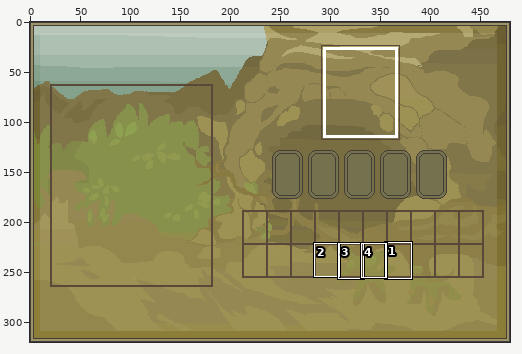
Sprite sheet: Roguish-desktop/bin/data/gui/Choose.PNG. Above, an overview of the earlier version with the close-up marked.
Close-up. First the earlier version:
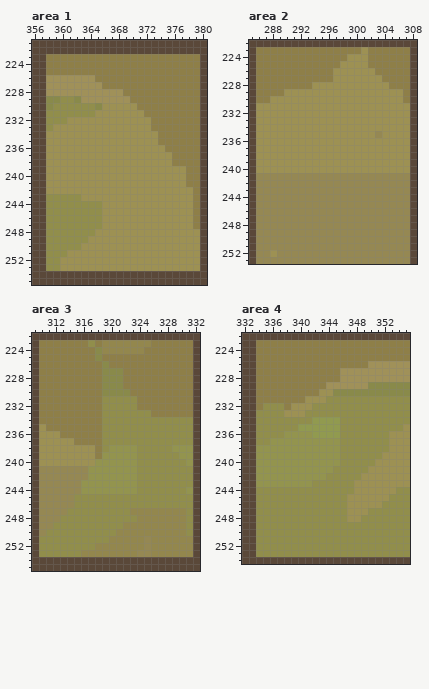
The file is 480x320 pixels. Colours within 5 levels of each other are drawn and written as one. Shown: area 1: x 356..380, y 221..255; area 2: x 285..308, y 222..253; area 3: x 309..332, y 222..255; area 4: x 332..355, y 222..254. The commit also changed other parts of the picture, which this record leaves out.
After:
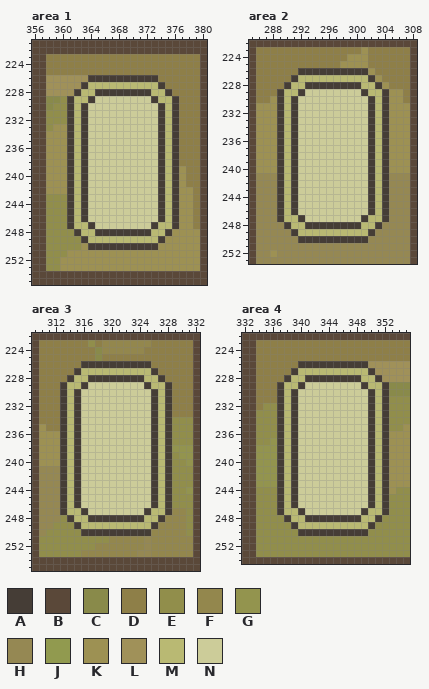
Palette (. is transparent): A #453d36  B #5a4839  C #898a4a  D #8e7f48  E #918e4b  F #93874d  G #93944e  H #958853  J #919a4f  K #9d9153  L #a09159  M #b9b973  N #cccc99
What changed:
Changed rows in their new state; - is an unchanged pixel.
Area 1:
first column x 361:
226 ---AAAAAAAAAA---
227 --AMMMMMMMMMMA--
228 -AMMAAAAAAAAMMA-
229 AMMANNNNNNNNAMMA
230 AMANNNNNNNNNNAMA
231 AMANNNNNNNNNNAMA
232 AMANNNNNNNNNNAMA
233 AMANNNNNNNNNNAMA
234 AMANNNNNNNNNNAMA
235 AMANNNNNNNNNNAMA
236 AMANNNNNNNNNNAMA
237 AMANNNNNNNNNNAMA
238 AMANNNNNNNNNNAMA
239 AMANNNNNNNNNNAMA
240 AMANNNNNNNNNNAMA
241 AMANNNNNNNNNNAMA
242 AMANNNNNNNNNNAMA
243 AMANNNNNNNNNNAMA
244 AMANNNNNNNNNNAMA
245 AMANNNNNNNNNNAMA
246 AMANNNNNNNNNNAMA
247 AMMANNNNNNNNAMMA
248 -AMMAAAAAAAAMMA-
249 --AMMMMMMMMMMA--
250 ---AAAAAAAAAA---
Area 2:
first column x 289:
226 ---AAAAAAAAAA---
227 --AMMMMMMMMMMA--
228 -AMMAAAAAAAAMMA-
229 AMMANNNNNNNNAMMA
230 AMANNNNNNNNNNAMA
231 AMANNNNNNNNNNAMA
232 AMANNNNNNNNNNAMA
233 AMANNNNNNNNNNAMA
234 AMANNNNNNNNNNAMA
235 AMANNNNNNNNNNAMA
236 AMANNNNNNNNNNAMA
237 AMANNNNNNNNNNAMA
238 AMANNNNNNNNNNAMA
239 AMANNNNNNNNNNAMA
240 AMANNNNNNNNNNAMA
241 AMANNNNNNNNNNAMA
242 AMANNNNNNNNNNAMA
243 AMANNNNNNNNNNAMA
244 AMANNNNNNNNNNAMA
245 AMANNNNNNNNNNAMA
246 AMANNNNNNNNNNAMA
247 AMMANNNNNNNNAMMA
248 -AMMAAAAAAAAMMA-
249 --AMMMMMMMMMMA--
250 ---AAAAAAAAAA---
Area 3:
first column x 313:
226 ---AAAAAAAAAA---
227 --AMMMMMMMMMMA--
228 -AMMAAAAAAAAMMA-
229 AMMANNNNNNNNAMMA
230 AMANNNNNNNNNNAMA
231 AMANNNNNNNNNNAMA
232 AMANNNNNNNNNNAMA
233 AMANNNNNNNNNNAMA
234 AMANNNNNNNNNNAMA
235 AMANNNNNNNNNNAMA
236 AMANNNNNNNNNNAMA
237 AMANNNNNNNNNNAMA
238 AMANNNNNNNNNNAMA
239 AMANNNNNNNNNNAMA
240 AMANNNNNNNNNNAMA
241 AMANNNNNNNNNNAMA
242 AMANNNNNNNNNNAMA
243 AMANNNNNNNNNNAMA
244 AMANNNNNNNNNNAMA
245 AMANNNNNNNNNNAMA
246 AMANNNNNNNNNNAMA
247 AMMANNNNNNNNAMMA
248 -AMMAAAAAAAAMMA-
249 --AMMMMMMMMMMA--
250 ---AAAAAAAAAA---
Area 4:
first column x 337:
226 ---AAAAAAAAAA---
227 --AMMMMMMMMMMA--
228 -AMMAAAAAAAAMMA-
229 AMMANNNNNNNNAMMA
230 AMANNNNNNNNNNAMA
231 AMANNNNNNNNNNAMA
232 AMANNNNNNNNNNAMA
233 AMANNNNNNNNNNAMA
234 AMANNNNNNNNNNAMA
235 AMANNNNNNNNNNAMA
236 AMANNNNNNNNNNAMA
237 AMANNNNNNNNNNAMA
238 AMANNNNNNNNNNAMA
239 AMANNNNNNNNNNAMA
240 AMANNNNNNNNNNAMA
241 AMANNNNNNNNNNAMA
242 AMANNNNNNNNNNAMA
243 AMANNNNNNNNNNAMA
244 AMANNNNNNNNNNAMA
245 AMANNNNNNNNNNAMA
246 AMANNNNNNNNNNAMA
247 AMMANNNNNNNNAMMA
248 -AMMAAAAAAAAMMA-
249 --AMMMMMMMMMMA--
250 ---AAAAAAAAAA---
